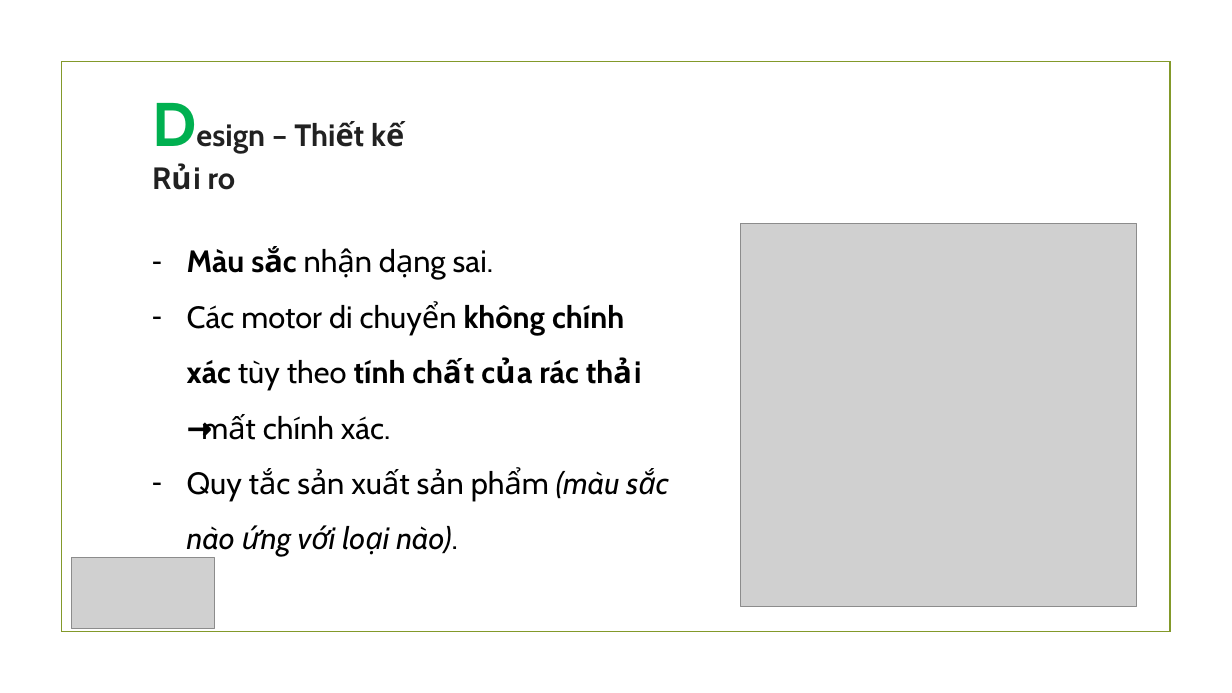
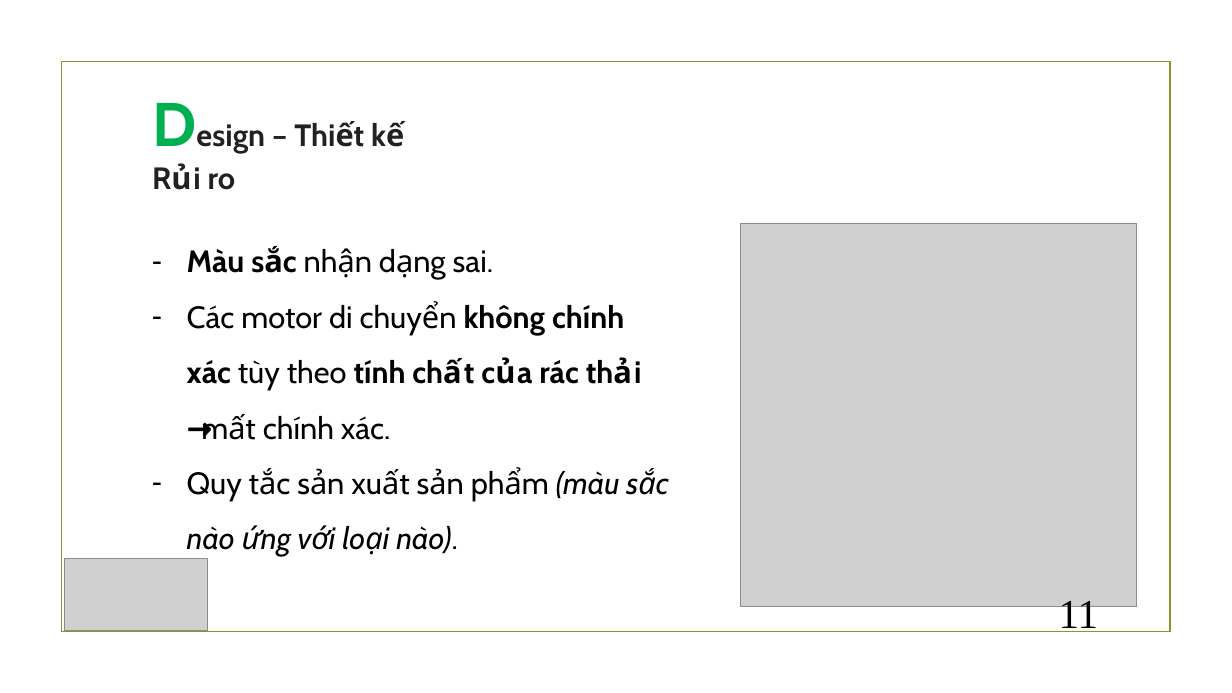
Before and after one commit to thinnguyen625/Project_lego, a slide deck: slide 11 of Presentation.pptx. Drawn at 1232x693 pixels with LibreOffice and Linux fonts; fonts in the diff are those of the drawing; grey boxes stand for pictures; background and template pictures are left out. Boxes give left, top, right and bottom in pixels: in the first picture for what was removed or moved away, otherwise in the second. Text is boxed around its words. In the diff, an @@ line names an element or a change of style, - is before the commit and + after.

```diff
--- a/Presentation.pptx
+++ b/Presentation.pptx
@@ picture: place and size @@
-picture at [71,557,214,628]
+picture at [65,559,208,630]
@@ page number added at [1059,595,1099,632], 32 pt, text #000000 @@
+11
```
Also in this commit, not shown: 14 other slides changed, 2 slides added, 1 other file.
